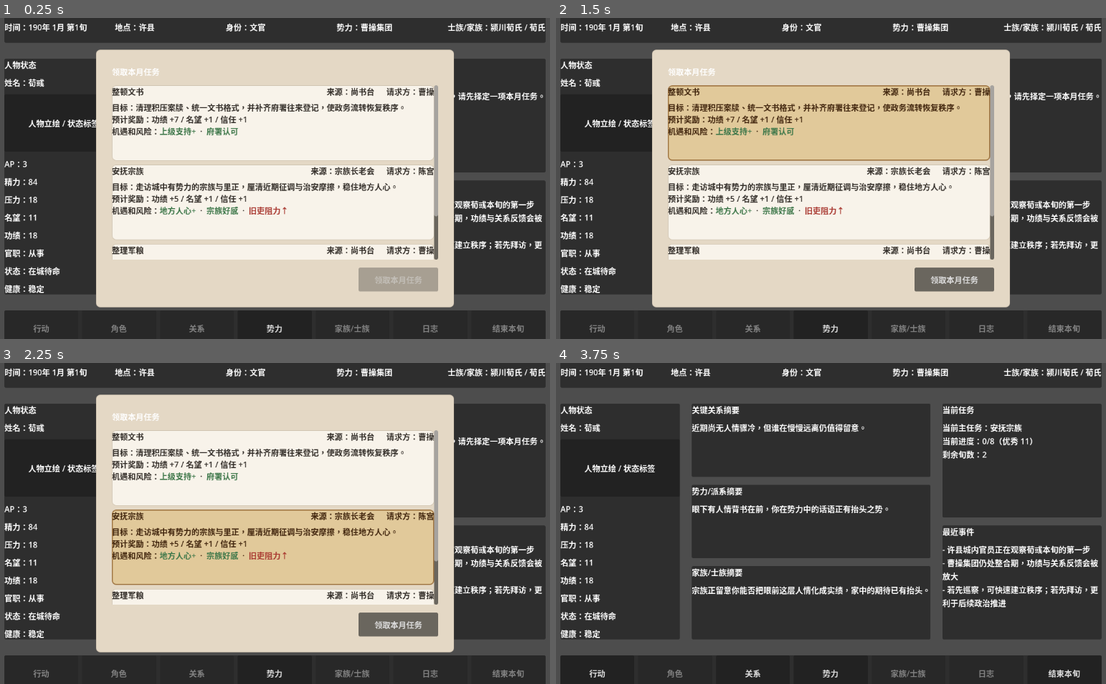
Above: before the commit, frames 1-4 (two rows, left to right).
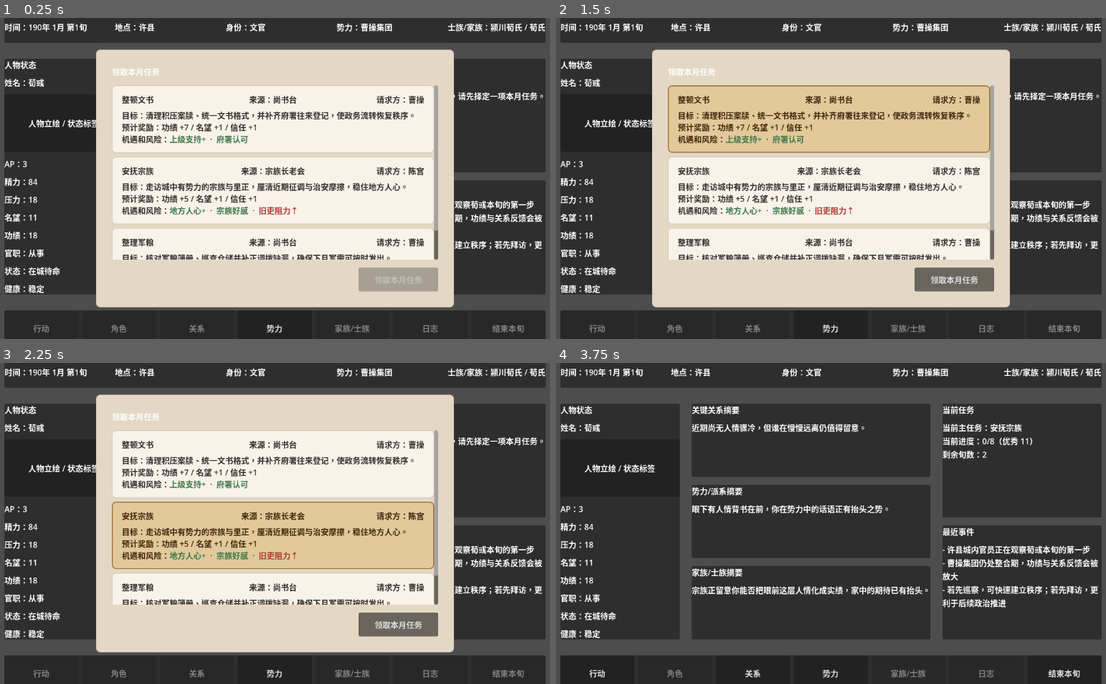
Above: after the commit, the same moments.

Repository: brand6/three-kingdoms-simulator
Game: Godot game, scene res://scenes/main/MainScene.tscn
Two runs of this game, one before a commit and one after it. Both use one fixed random seed, a clock stepped at 60 frames per second and the inputs below.
Inputs (mouse positions are in pixels of both pictures, inside the frame that each line leads up to; where the layout moved, square brackets give the same spot in the first picture):
- Up to frame 1 (0.25 s): no input
- Up to frame 2 (1.5 s): click "势力" at 0.5 s; click (831, 117) [831, 123] at 1.25 s
- Up to frame 3 (2.25 s): click (275, 536) [275, 545] at 2 s
- Up to frame 4 (3.75 s): click (831, 606) [831, 626] at 2.75 s; click "领取本月任务" at 3.5 s

The runs differ from the first frame. In frame 1, 11% of the frame differs, in the area x 20-80%, y 21-76%; in frame 2, 11%; in frame 3, 13%; in frame 4, nothing differs.

Commit message:
fix(260409-ef2): refresh wrapped task card heights after layout
Root cause: TaskSelectPanel captured each task card Button's minimum height before the fixed-width popup assigned the RichTextLabel its real wrapping width, so cards kept a stale one-line height in the real month-start popup.

Diff:
--- a/three-kingdoms-simulator/scripts/tests/phase21_monthly_hud_regression.gd
+++ b/three-kingdoms-simulator/scripts/tests/phase21_monthly_hud_regression.gd
@@ -230,7 +230,8 @@
 		return ""
 	var first_card := container.get_child(0)
 	if first_card is BaseButton:
-		var content := first_card.get_node_or_null("CardContent")
+		var content_root := first_card.get_node_or_null("CardPadding")
+		var content := content_root.get_node_or_null("CardContent") if content_root != null else first_card.get_node_or_null("CardContent")
 		if content != null:
 			var parts: Array[String] = []
 			var header_node := content.get_node_or_null("HeaderLabel")
@@ -271,8 +272,6 @@
 	var first_card := container.get_child(0) as Button
 	if first_card == null:
 		_fail("First task card should be a Button.")
-	if first_card.custom_minimum_size.y < 148.0:
-		_fail("Task card should use a roomier minimum height for readable scanning.")
 	var normal_style := first_card.get_theme_stylebox("normal")
 	if normal_style == null:
 		_fail("Task card should expose a normal stylebox for spacing checks.")
@@ -280,14 +279,42 @@
 		_fail("Task card should use stronger horizontal content margins.")
 	if normal_style.content_margin_top < 16.0 or normal_style.content_margin_bottom < 16.0:
 		_fail("Task card should use stronger vertical content margins.")
-	var content := first_card.get_node_or_null("CardContent") as VBoxContainer
+	var padding := first_card.get_node_or_null("CardPadding") as MarginContainer
+	if padding == null:
+		_fail("Task card should expose a dedicated inner padding container.")
+	if padding.get_theme_constant("margin_left") < 20 or padding.get_theme_constant("margin_right") < 20:
+		_fail("Task card inner padding should enforce readable horizontal breathing room.")
+	if padding.get_theme_constant("margin_top") < 16 or padding.get_theme_constant("margin_bottom") < 16:
+		_fail("Task card inner padding should enforce readable vertical breathing room.")
+	var content := padding.get_node_or_null("CardContent") as VBoxContainer
 	if content == null:
 		_fail("Task card should still expose the content container for layout checks.")
 	var header_row := content.get_node_or_null("HeaderLabel") as HBoxContainer
 	if header_row == null:
 		_fail("Task card should render the header as a dedicated row container.")
-	if header_row.get_theme_constant("separation") < 20:
+	if header_row.get_theme_constant("separation") < 12:
 		_fail("Task card header row should visibly separate title, source, and requester blocks.")
+	var title_label := header_row.get_node_or_null("TitleLabel") as Label
+	var source_label := header_row.get_node_or_null("SourceLabel") as Label
+	var requester_label := header_row.get_node_or_null("RequesterLabel") as Label
+	if title_label == null or source_label == null or requester_label == null:
+		_fail("Task card header should expose title, source, and requester labels explicitly.")
+	if title_label.size_flags_horizontal != Control.SIZE_EXPAND_FILL or source_label.size_flags_horizontal != Control.SIZE_EXPAND_FILL or requester_label.size_flags_horizontal != Control.SIZE_EXPAND_FILL:
+		_fail("Task card header columns should all expand so the three title blocks distribute evenly.")
+	if requester_label.horizontal_alignment != HORIZONTAL_ALIGNMENT_RIGHT:
+		_fail("Task card requester column should align to the right edge within its third.")
+	var body := content.get_node_or_null("BodyLabel") as RichTextLabel
+	if body == null:
+		_fail("Task card should keep the rich-text body for multiline sizing checks.")
+	var body_height := float(body.get_content_height())
+	if body_height <= 0.0:
+		body_height = body.get_combined_minimum_size().y
+	var expected_min_height := float(padding.get_theme_constant("margin_top") + padding.get_theme_constant("margin_bottom"))
+	expected_min_height += float(content.get_theme_constant("separation"))
+	expected_min_height += header_row.get_combined_minimum_size().y
+	expected_min_height += body_height
+	if float(first_card.size.y) + 1.0 < expected_min_height:
+		_fail("Task card height should expand to fit wrapped multiline body content.")
 
 
 func _fail(message: String) -> void:
--- a/three-kingdoms-simulator/scripts/ui/TaskSelectPanel.gd
+++ b/three-kingdoms-simulator/scripts/ui/TaskSelectPanel.gd
@@ -17,6 +17,10 @@
 const CARD_TEXT_SELECTED := Color(0.258, 0.149, 0.055, 1.0)
 const TAG_OPPORTUNITY := Color(0.239, 0.467, 0.286, 1.0)
 const TAG_RISK := Color(0.659, 0.212, 0.180, 1.0)
+const CARD_INSET_X := 20
+const CARD_INSET_Y := 16
+const CARD_CONTENT_GAP := 8
+const CARD_HEADER_GAP := 16
 
 @onready var _title_label: Label = get_node("PanelMargin/PanelContent/TitleLabel")
 @onready var _gate_label: Label = get_node("PanelMargin/PanelContent/GateLabel")
@@ -26,6 +30,7 @@
 
 var _candidates: Array = []
 var _selected_index: int = -1
+var _card_height_refresh_queued := false
 
 
 func _ready() -> void:
@@ -72,10 +77,12 @@
 		button.name = "TaskCard%d" % index
 		button.size_flags_horizontal = Control.SIZE_EXPAND_FILL
 		button.alignment = HORIZONTAL_ALIGNMENT_LEFT
-		button.custom_minimum_size = Vector2(0, 152)
 		button.text = ""
 		button.focus_mode = Control.FOCUS_NONE
-		button.add_child(_build_card_content(Dictionary(_candidates[index]), repository, index == _selected_index))
+		var card_content := _build_card_content(Dictionary(_candidates[index]), repository, index == _selected_index)
+		button.add_child(card_content)
+		button.custom_minimum_size = card_content.get_combined_minimum_size()
+		button.resized.connect(_queue_card_height_refresh)
 		button.pressed.connect(_on_card_pressed.bind(index, repository))
 		_apply_card_style(button, index == _selected_index)
 		_card_list.add_child(button)
@@ -86,23 +93,32 @@
 	_selected_reward_label.visible = false
 
 
-func _build_card_content(candidate: Dictionary, repository: Node, selected: bool) -> VBoxContainer:
+func _build_card_content(candidate: Dictionary, repository: Node, selected: bool) -> MarginContainer:
+	var padding := MarginContainer.new()
+	padding.name = "CardPadding"
+	padding.mouse_filter = Control.MOUSE_FILTER_IGNORE
+	padding.set_anchors_and_offsets_preset(Control.PRESET_FULL_RECT)
+	padding.offset_left = 0
+	padding.offset_top = 0
+	padding.offset_right = 0
+	padding.offset_bottom = 0
+	padding.add_theme_constant_override("margin_left", CARD_INSET_X)
+	padding.add_theme_constant_override("margin_top", CARD_INSET_Y)
+	padding.add_theme_constant_override("margin_right", CARD_INSET_X)
+	padding.add_theme_constant_override("margin_bottom", CARD_INSET_Y)
+
 	var content := VBoxContainer.new()
 	content.name = "CardContent"
 	content.mouse_filter = Control.MOUSE_FILTER_IGNORE
-	content.set_anchors_and_offsets_preset(Control.PRESET_FULL_RECT)
-	content.offset_left = 0
-	content.offset_top = 0
-	content.offset_right = 0
-	content.offset_bottom = 0
 	content.size_flags_horizontal = Control.SIZE_EXPAND_FILL
-	content.add_theme_constant_override("separation", 8)
+	content.add_theme_constant_override("separation", CARD_CONTENT_GAP)
+	padding.add_child(content)
 
 	var header_row := HBoxContainer.new()
 	header_row.name = "HeaderLabel"
 	header_row.mouse_filter = Control.MOUSE_FILTER_IGNORE
 	header_row.size_flags_horizontal = Control.SIZE_EXPAND_FILL
-	header_row.add_theme_constant_override("separation", 24)
+	header_row.add_theme_constant_override("separation", CARD_HEADER_GAP)
 	content.add_child(header_row)
 
 	var font_color := CARD_TEXT_SELECTED if selected else CARD_TEXT_NORMAL
@@ -127,7 +143,7 @@
 	body.size_flags_horizontal = Control.SIZE_EXPAND_FILL
 	body.add_theme_color_override("default_color", font_color)
 	content.add_child(body)
-	return content
+	return padding
 
 
 
@@ -145,12 +161,14 @@
 		{
 			"name": "SourceLabel",
 			"text": "来源：%s" % institution_name,
-			"alignment": HORIZONTAL_ALIGNMENT_LEFT,
+			"size_flags_horizontal": Control.SIZE_EXPAND_FILL,
+			"alignment": HORIZONTAL_ALIGNMENT_CENTER,
 		},
 		{
 			"name": "RequesterLabel",
 			"text": "请求方：%s" % requester_name,
-			"alignment": HORIZONTAL_ALIGNMENT_LEFT,
+			"size_flags_horizontal": Control.SIZE_EXPAND_FILL,
+			"alignment": HORIZONTAL_ALIGNMENT_RIGHT,
 		},
 	]
 
@@ -256,6 +274,49 @@
 	max_size = Vector2i(PANEL_MIN_WIDTH, PANEL_MIN_HEIGHT)
 	size = Vector2i(PANEL_MIN_WIDTH, PANEL_MIN_HEIGHT)
 	popup_centered(size)
+	_queue_card_height_refresh()
+
+
+func _queue_card_height_refresh() -> void:
+	if _card_height_refresh_queued:
+		return
+	_card_height_refresh_queued = true
+	call_deferred("_refresh_card_minimum_heights")
+
+
+func _refresh_card_minimum_heights() -> void:
+	_card_height_refresh_queued = false
+	for child in _card_list.get_children():
+		var card := child as Button
+		if card == null:
+			continue
+		_refresh_single_card_minimum_height(card)
+	_card_list.queue_sort()
+
+
+func _refresh_single_card_minimum_height(card: Button) -> void:
+	var padding := card.get_node_or_null("CardPadding") as MarginContainer
+	if padding == null:
+		return
+	var content := padding.get_node_or_null("CardContent") as VBoxContainer
+	if content == null:
+		return
+	var header_row := content.get_node_or_null("HeaderLabel") as HBoxContainer
+	var body := content.get_node_or_null("BodyLabel") as RichTextLabel
+	if header_row == null or body == null:
+		return
+	var body_height := float(body.get_content_height())
+	if body_height <= 0.0:
+		body_height = body.get_combined_minimum_size().y
+	var target_height := float(CARD_INSET_Y * 2)
+	target_height += float(content.get_theme_constant("separation"))
+	target_height += header_row.get_combined_minimum_size().y
+	target_height += body_height
+	target_height = max(target_height, padding.get_combined_minimum_size().y)
+	target_height = ceil(target_height)
+	if absf(card.custom_minimum_size.y - target_height) <= 0.5:
+		return
+	card.custom_minimum_size = Vector2(0.0, target_height)
 
 
 func _apply_card_style(button: Button, selected: bool) -> void:
@@ -283,10 +344,10 @@
 	style.corner_radius_top_right = 8
 	style.corner_radius_bottom_right = 8
 	style.corner_radius_bottom_left = 8
-	style.content_margin_left = 20
-	style.content_margin_top = 16
-	style.content_margin_right = 20
-	style.content_margin_bottom = 16
+	style.content_margin_left = CARD_INSET_X
+	style.content_margin_top = CARD_INSET_Y
+	style.content_margin_right = CARD_INSET_X
+	style.content_margin_bottom = CARD_INSET_Y
 	return style
 
 
